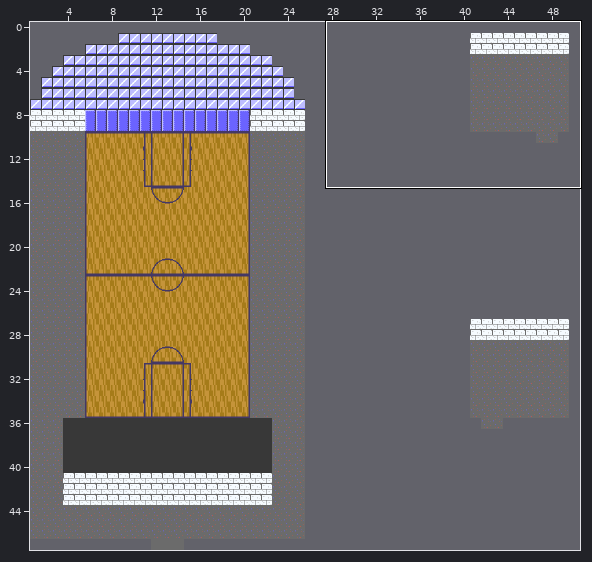
One commit to this Tiled map: Assets/Graphics/Maps/Forest/HSGym.tmx. Above, an overview of the earlier version with the close-up marked.
Close-up. Before the edit:
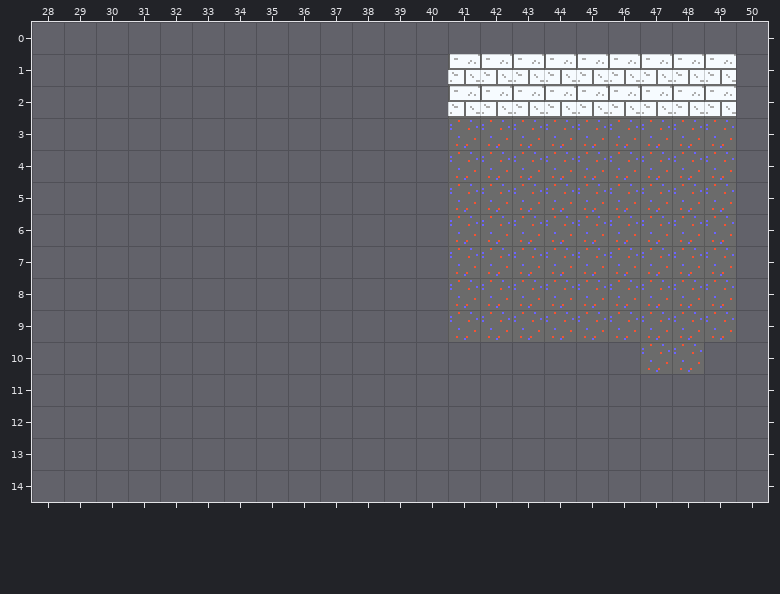
Cells are 16x16 px. Shown: x 28..50, y 0..14. The commit also changed other parts of the map, which this record leaves out. Tiles whose own drawing changed are shown in their newer look in all pictures.
After the commit:
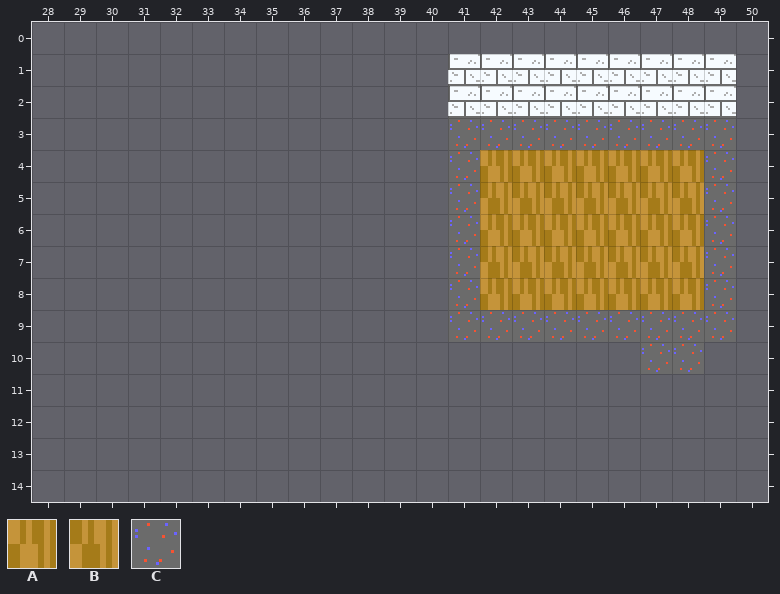
Key: from "Gym": A 0, B 7, C 41.
_ is an empty cell.
The edit:
Layer "Background":
y 4: x 42..48 CCCCCCC -> AAAAAAA
y 5: x 42..48 CCCCCCC -> BBBBBBB
y 6: x 42..48 CCCCCCC -> AAAAAAA
y 7: x 42..48 CCCCCCC -> BBBBBBB
y 8: x 42..48 CCCCCCC -> AAAAAAA
